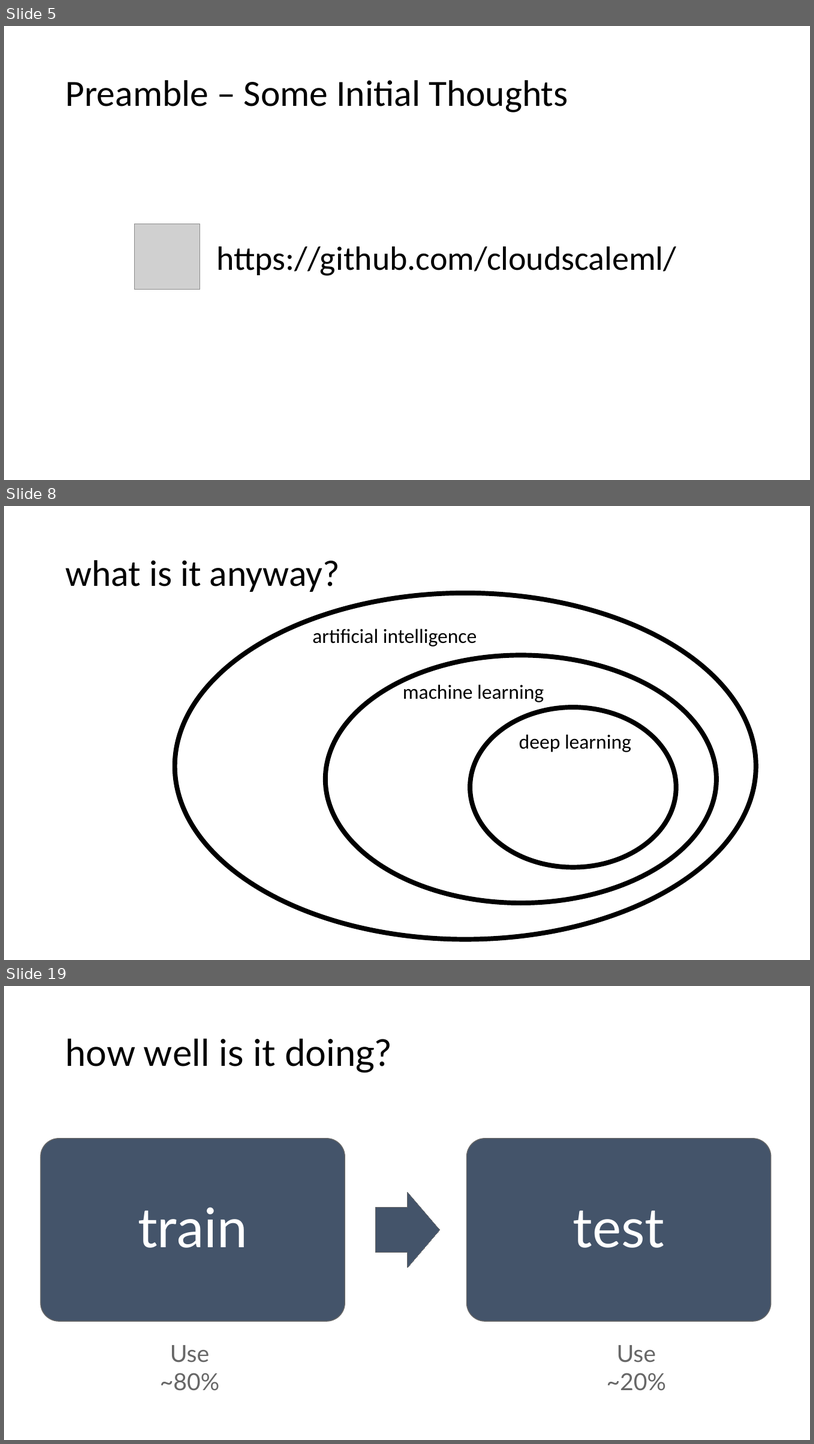
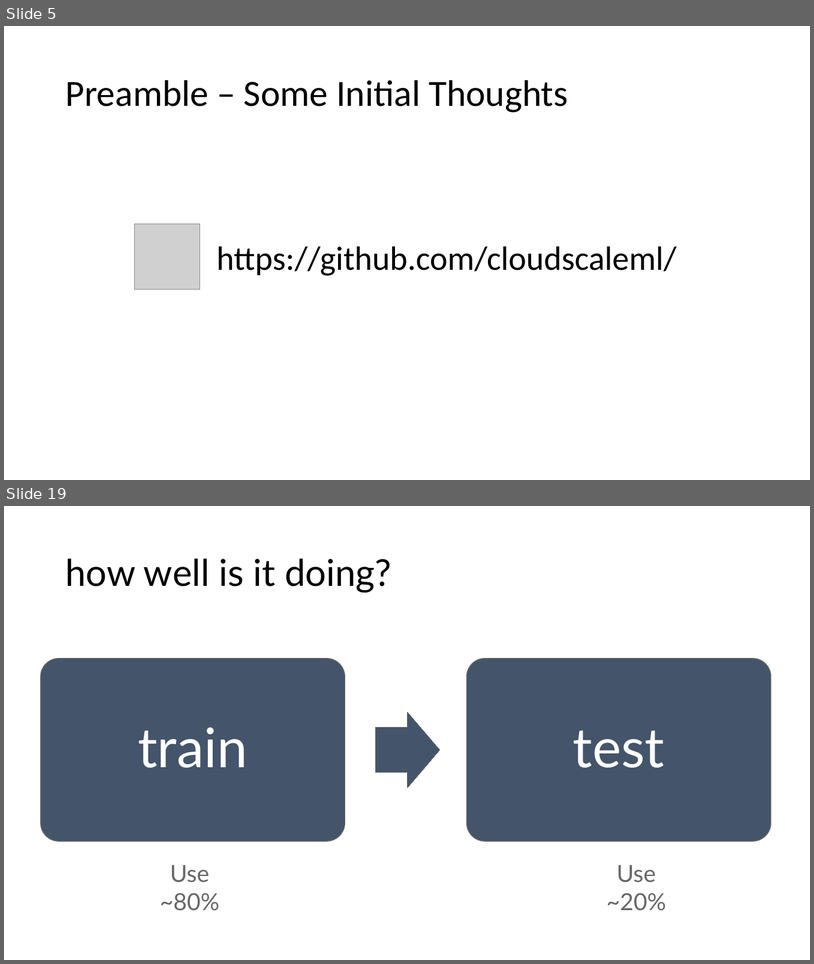
Before and after one commit to cloudscaleml/workshop, a slide deck: powerpoint/Overview.pptx. Shown one above the other, each under a label of ours: slides 5, 8 and 19 before the commit, slides 5 and 19 after it; the slides between them are not shown. The pictures are 814x1444 and 814x964 pixels, drawn with LibreOffice and Linux fonts; fonts in the diff are those of the drawing; grey boxes stand for pictures. Boxes give left, top, right and bottom in pixels: in the first picture for what was removed or moved away, otherwise in the second. Text is boxed around its words. In the diff, an @@ line names an element or a change of style, - is before the commit and + after.

```diff
--- a/powerpoint/Overview.pptx
+++ b/powerpoint/Overview.pptx
@@ slide 8 removed at box(4, 506, 810, 960), background #FFFFFF @@
@@ title removed at box(65, 560, 340, 592) @@
-what is it anyway?
@@ ellipse removed at box(175, 593, 756, 939) @@
@@ text removed at box(312, 628, 477, 646) @@
-artificial intelligence
@@ ellipse removed at box(326, 655, 717, 902) @@
@@ text removed at box(403, 682, 544, 702) @@
-machine learning
@@ ellipse removed at box(470, 707, 677, 867) @@
@@ text removed at box(519, 734, 632, 752) @@
-deep learning
```
Also in this commit, not shown: 16 slides changed, 4 slides added, 10 other slides removed.
